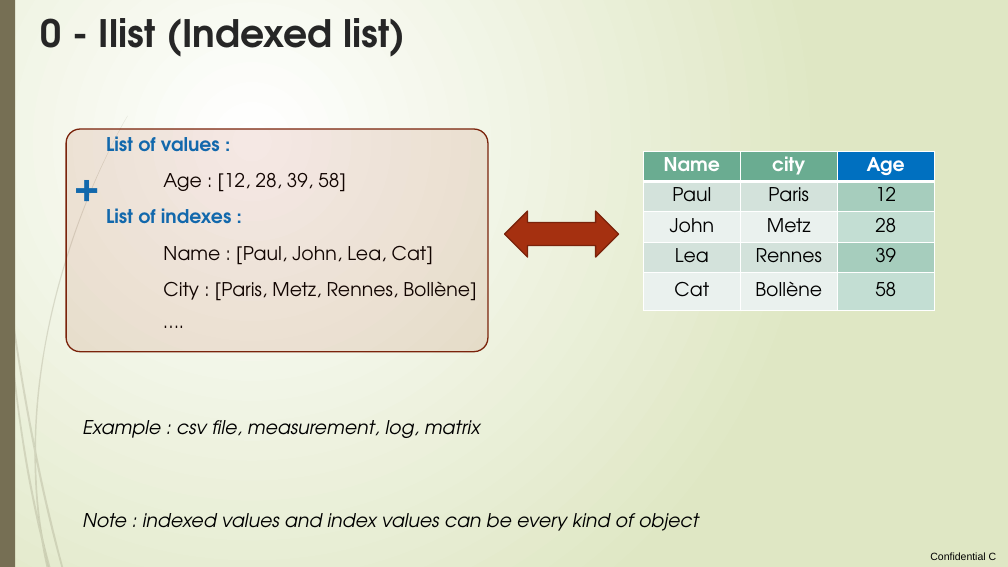
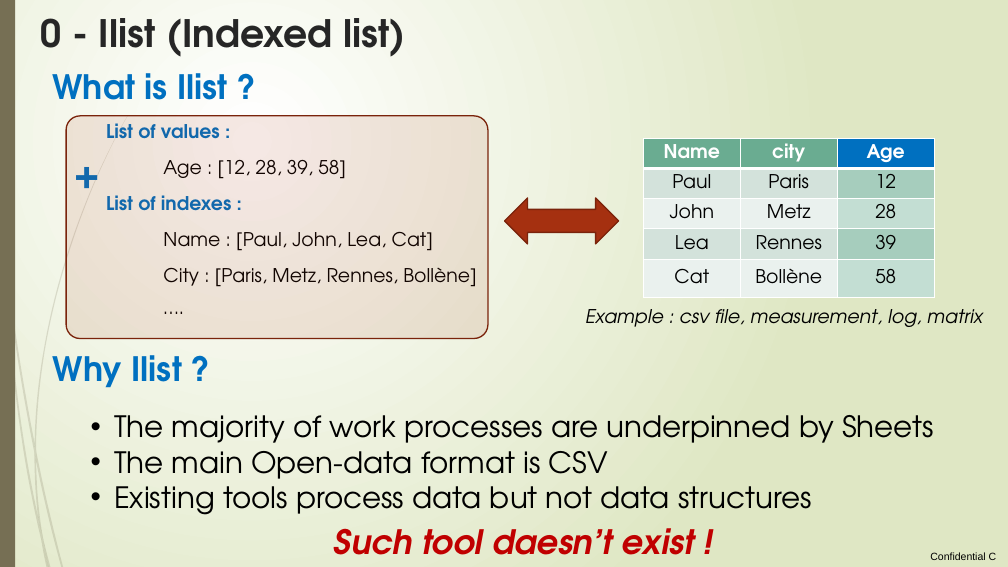
Before and after one commit to loco-philippe/Environmental-Sensing, a slide deck: slide 3 of documentation/ilist_technical.pptx. Drawn at 1008x567 pixels with LibreOffice and Linux fonts; fonts in the diff are those of the drawing. Boxes give left, top, right and bottom in pixels: in the first picture for what was removed or moved away, otherwise in the second. Text is boxed around its words. In the diff, an @@ line names an element or a change of style, - is before the commit and + after.

```diff
--- a/documentation/ilist_technical.pptx
+++ b/documentation/ilist_technical.pptx
@@ text added at bbox=[53, 73, 228, 100], 32 pt, text #0070C0, bold @@
+What is Ilist ?
@@ 6 texts, 1 table, 1 left right arrow, 1 rounded rectangle: place and size @@
-6 texts, 1 table, 1 left right arrow, 1 rounded rectangle at bbox=[66, 129, 934, 352]
+6 texts, 1 table, 1 left right arrow, 1 rounded rectangle at bbox=[66, 116, 934, 339]
@@ text "Name : [Paul, John, Lea, ...": place and size @@
-text "Name : [Paul, John, Lea, ..." at bbox=[163, 246, 433, 265]
+text "Name : [Paul, John, Lea, ..." at bbox=[163, 232, 433, 251]
@@ text "Example : csv file, measurement, ...": place and size @@
-text "Example : csv file, measurement, ..." at bbox=[83, 420, 481, 438]
+text "Example : csv file, measurement, ..." at bbox=[585, 309, 983, 327]
@@ text added at bbox=[53, 355, 933, 515], 28 pt, text #000000 @@
+Why Ilist ?
+  • The majority of work processes are underpinned by Sheets
+  • The main Open-data format is CSV
+  • Existing tools process data but not data structures
@@ text removed at bbox=[83, 513, 699, 531] @@
-Note : indexed values and index values can be every kind of object
@@ text added at bbox=[334, 528, 694, 555], 32 pt, text #C00000, bold, italic @@
+Such tool daesn’t exist !
```
Also in this commit, not shown: 14 other slides changed, 12 slides added, 3 slides removed, 21 other files.
